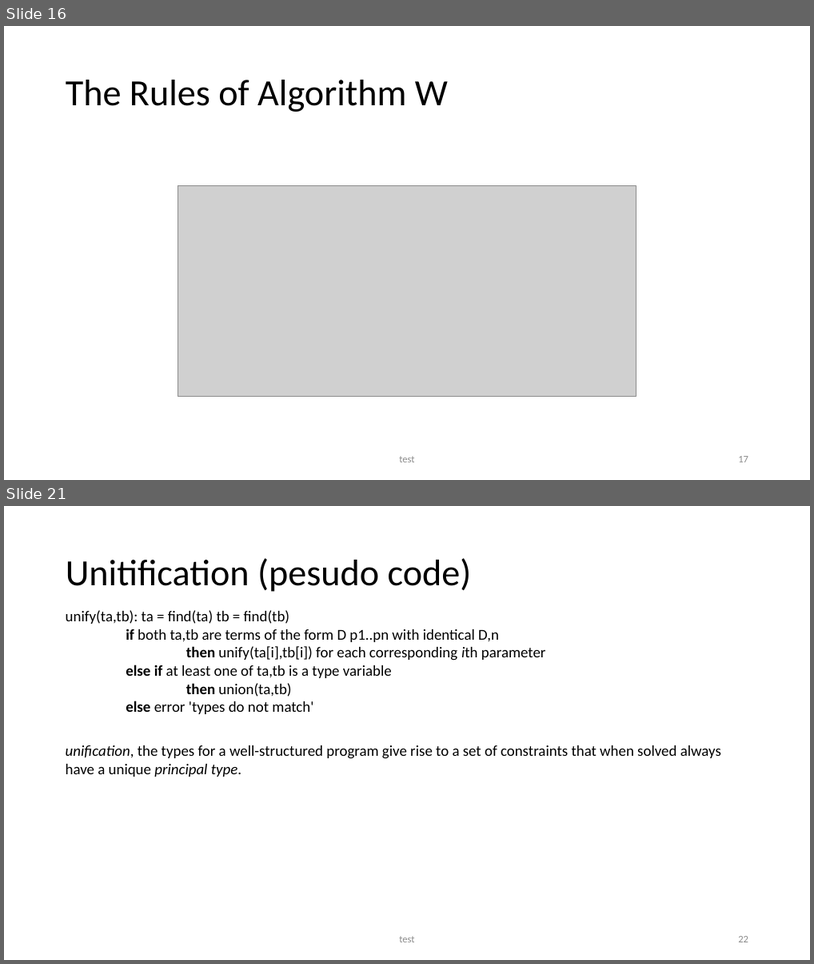
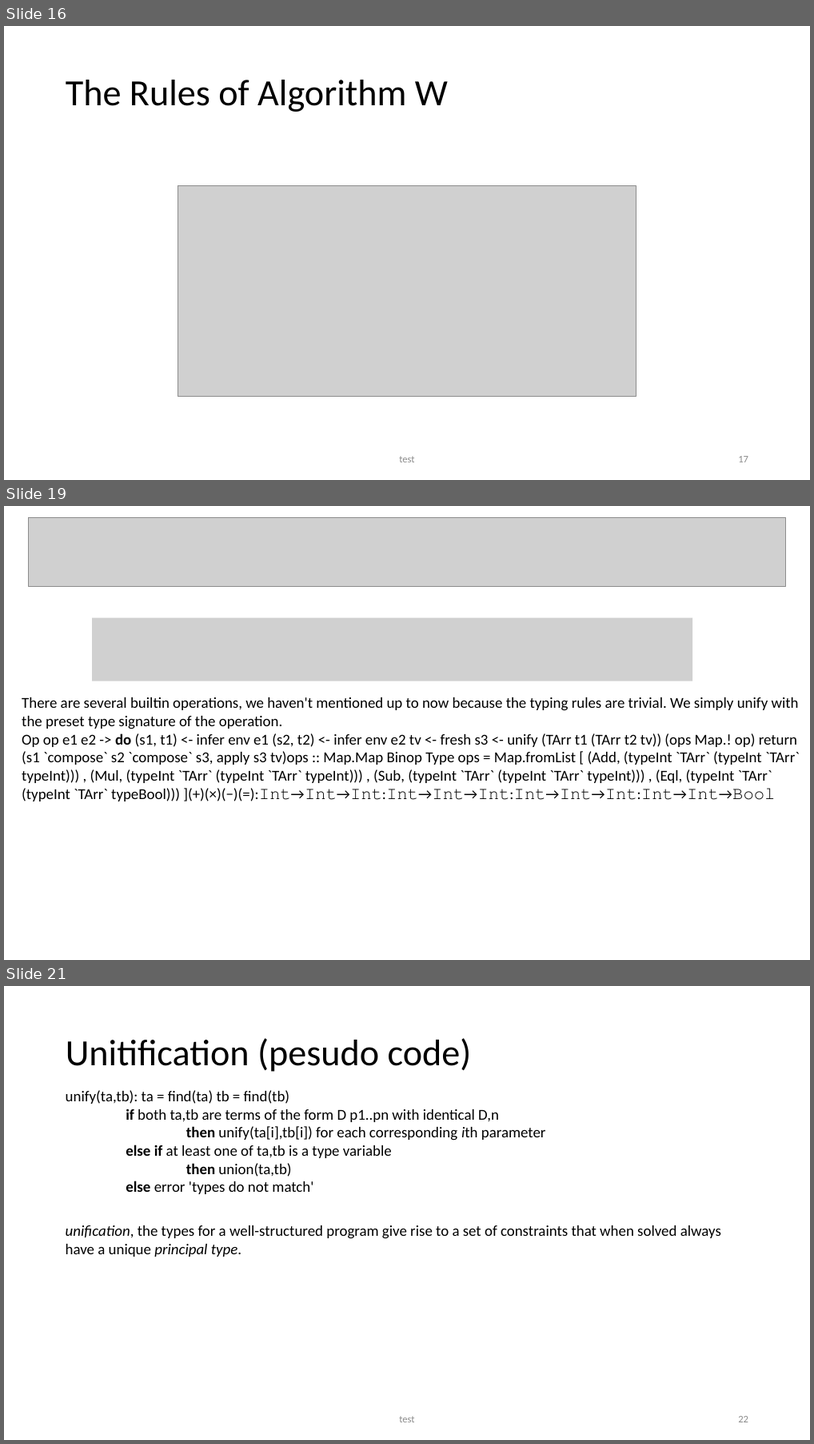
Before and after one commit to seanwestfall/algorithm_w_presentation, a slide deck: Presentation1.pptx. Shown one above the other, each under a label of ours: slides 16 and 21 before the commit, slides 16, 19 and 21 after it; the slides between them are not shown. The pictures are 814x964 and 814x1444 pixels, drawn with LibreOffice and Linux fonts; fonts in the diff are those of the drawing; grey boxes stand for pictures. Boxes give left, top, right and bottom in pixels: in the first picture for what was removed or moved away, otherwise in the second. Text is boxed around its words. In the diff, an @@ line names an element or a change of style, - is before the commit and + after.

```diff
--- a/Presentation1.pptx
+++ b/Presentation1.pptx
@@ slide 19 added at [4,506,810,960], background #FFFFFF @@
@@ picture added at [28,517,787,586] @@
@@ picture added at [92,618,693,681] @@
@@ text added at [22,697,800,801], 18 pt, text #000000 @@
+There are several builtin operations, we haven't mentioned up to now because the typing rules are trivial. We simply unify with the preset type signature of the operation.
+Op op e1 e2 -> do (s1, t1) <- infer env e1 (s2, t2) <- infer env e2 tv <- fresh s3 <- unify (TArr t1 (TArr t2 tv)) (ops Map.! op) return (s1 `compose` s2 `compose` s3, apply s3 tv)ops :: Map.Map Binop Type ops = Map.fromList [ (Add, (typeInt `TArr` (typeInt `TArr` typeInt))) , (Mul, (typeInt `TArr` (typeInt `TArr` typeInt))) , (Sub, (typeInt `TArr` (typeInt `TArr` typeInt))) , (Eql, (typeInt `TArr` (typeInt `TArr` typeBool))) ](+)(×)(−)(=):𝙸𝚗𝚝→𝙸𝚗𝚝→𝙸𝚗𝚝:𝙸𝚗𝚝→𝙸𝚗𝚝→𝙸𝚗𝚝:𝙸𝚗𝚝→𝙸𝚗𝚝→𝙸𝚗𝚝:𝙸𝚗𝚝→𝙸𝚗𝚝→𝙱𝚘𝚘𝚕
```
Also in this commit, not shown: 3 slides changed, 4 other slides added, 5 slides removed.
